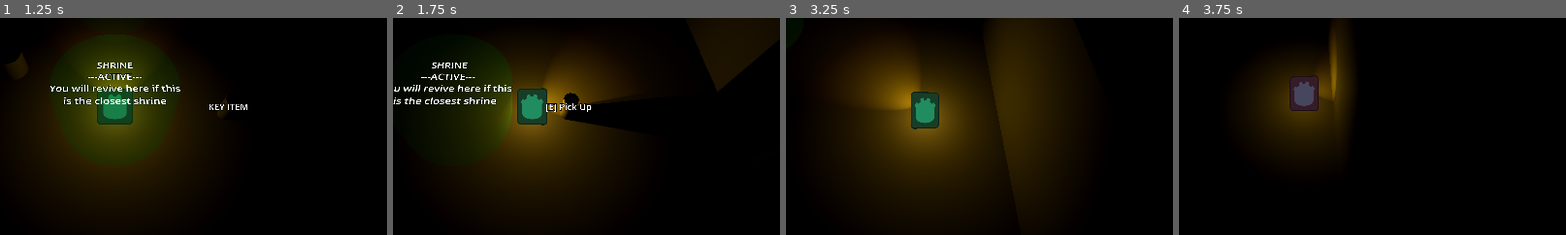
Above: before the commit, frames 1-4 (left to right).
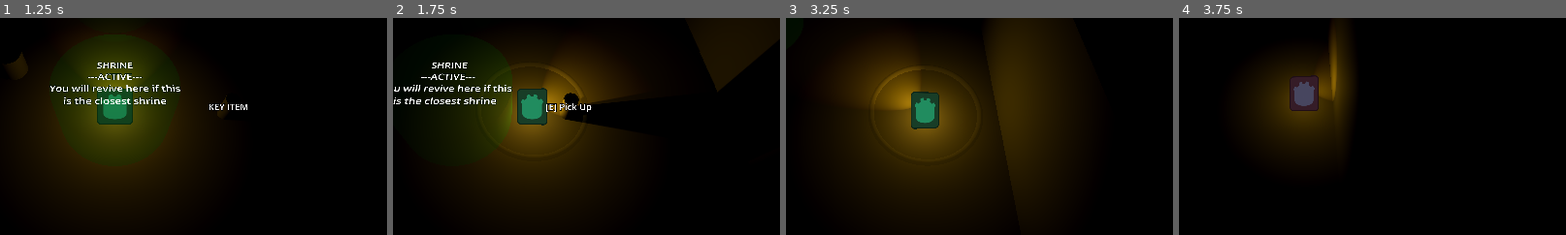
Above: after the commit, the same moments.

Repository: Rusty-Rat-Studios/dead-living-and-dying
Game: Godot game, scene res://game.tscn
Same seed, same stepped clock (60 frames per second), same inputs: the game is played once before the commit and once after it. The engine's default icon, where the game draws it, is replaced by a stand-in: a white triangle on a blue panel in a dark square.
Inputs (mouse positions are % of the whole screen's width and height, from its top left):
- Up to frame 1 (1.25 s): click "START" at 0.5 s
- Up to frame 2 (1.75 s): tap Enter at 1.25 s; move the mouse to (72, 45) at 1.27 s; press the mouse at (72, 45) at 1.28 s; hold Right (ui_right) from 1.28 s (still down); tap Keypad Enter (ui_accept) at 1.52 s
- Up to frame 3 (3.25 s): move the mouse to (30, 55) at 2.02 s; release Right (ui_right) at 2.03 s; release the mouse at (30, 55) at 2.03 s; hold Down (ui_down) 2.03-2.78 s; tap E (interact) at 2.1 s; tap Keypad Enter (ui_accept) at 2.27 s; click (30, 55) at 2.3 s; move the mouse to (60, 28) at 2.77 s; press the mouse at (60, 28) at 2.78 s; hold Right (ui_right) from 2.78 s (still down)
- Up to frame 4 (3.75 s): move the mouse to (45, 70) at 3.52 s; release Right (ui_right) at 3.53 s; release the mouse at (45, 70) at 3.53 s; hold Up (ui_up) from 3.53 s (still down); tap Tab at 3.6 s
The pictures show only the part of the screen within x 35-85%, y 30-80%; the shares and areas given below are measured in that part.

Frame 1 is identical in both runs. In frame 2, 0.1% of the frame differs, in the area x 40-49%, y 23-37%; in frame 3, 0.1%, in the area x 23-35%, y 23-36%; in frame 4, nothing differs.

Commit message:
Add crucifix-ghost interaction and add to player inventory

Diff:
--- a/ghost/ghost.gd
+++ b/ghost/ghost.gd
@@ -1,5 +1,7 @@
 class_name Ghost
 extends CharacterBody3D
+
+signal hit
 
 var movement_boundaries: Rect2
 
@@ -26,6 +28,8 @@
 	# to ensure this connection always evaluates first when signal emits
 	SignalBus.player_entered_room.connect(_on_player_entered_room)
 	SignalBus.player_exited_room.connect(_on_player_exited_room)
+
+	hit.connect(_on_hit)
 
 
 func _physics_process(delta: float) -> void:
@@ -64,3 +68,7 @@
 func _on_player_exited_room(room: Node3D) -> void:
 	if room == current_room:
 		player_in_room = false
+
+
+func _on_hit() -> void:
+	state_machine.change_state(state_machine.state_stunned)
--- a/items/crucifix_inventory.gd
+++ b/items/crucifix_inventory.gd
@@ -1,4 +1,6 @@
 extends DefenseItemInventory
+
+signal ghost_hit(ghost: Ghost)
 
 @onready var cooldown_duration: float = 4
 @onready var active_duration: float = 2
@@ -11,15 +13,12 @@
 	$ActiveTimer.timeout.connect(_on_active_timer_timeout)
 	$CooldownTimer.timeout.connect(_on_cooldown_timer_timeout)
 
-
-
-# Called every frame. 'delta' is the elapsed time since the previous frame.
-func _process(delta: float) -> void:
-	pass
+	$Hitbox.body_entered.connect(_on_body_entered)
 
 
 func _input(event: InputEvent) -> void:
-	super(event)
+	if PlayerHandler.get_player_state() == "Dead":
+		return
 	if event.is_action_pressed("use_defense_item"):
 		use()
 
@@ -27,15 +26,22 @@
 func use() -> void:
 	if cooldown_active:
 		return
-	$Hitbox.collision_mask = CollisionBit.SPIRIT
+	$Hitbox/CollisionShape3D.disabled = false
+	$Hitbox.visible = true
 	$ActiveTimer.start()
 	cooldown_active = true
 
 
 func _on_active_timer_timeout() -> void:
-	$Hitbox.collision_mask = 0
+	$Hitbox/CollisionShape3D.disabled = true
+	$Hitbox.visible = false
 	$CooldownTimer.start()
 
 
 func _on_cooldown_timer_timeout() -> void:
 	cooldown_active = false
+
+
+func _on_body_entered(body: Node3D) -> void:
+	if body is Ghost:
+		body.hit.emit()
--- a/items/crucifix_inventory.tscn
+++ b/items/crucifix_inventory.tscn
@@ -20,15 +20,17 @@
 script = ExtResource("2_8ft1u")
 
 [node name="Hitbox" type="Area3D" parent="." index="0"]
+visible = false
 collision_layer = 0
-collision_mask = 0
-monitoring = false
+collision_mask = 8
+monitorable = false
 
 [node name="MeshInstance3D" type="MeshInstance3D" parent="Hitbox" index="0"]
 mesh = SubResource("TorusMesh_4x5sf")
 
 [node name="CollisionShape3D" type="CollisionShape3D" parent="Hitbox" index="1"]
 shape = SubResource("CylinderShape3D_xw4mg")
+disabled = true
 
 [node name="CooldownTimer" type="Timer" parent="." index="1"]
 one_shot = true
--- a/items/defense_item_inventory.gd
+++ b/items/defense_item_inventory.gd
@@ -2,20 +2,5 @@
 extends ItemInventory
 
 
-# Called when the node enters the scene tree for the first time.
-func _ready() -> void:
-	pass # Replace with function body.
-
-
-# Called every frame. 'delta' is the elapsed time since the previous frame.
-func _process(delta: float) -> void:
-	pass
-
-
-func _input(_event: InputEvent) -> void:
-	if PlayerHandler.get_player_state() == "Dead":
-		return
-
-
 func use() -> void:
 	push_error("AbstractMethodError: DefenseItemInventory use() function called from base DefenseItemInventory class")
--- a/items/item_inventory.gd
+++ b/items/item_inventory.gd
@@ -6,15 +6,5 @@
 var display_name: String
 var description: String
 
-# Called when the node enters the scene tree for the first time.
-func _ready() -> void:
-	pass # Replace with function body.
-
-
-# Called every frame. 'delta' is the elapsed time since the previous frame.
-func _process(delta: float) -> void:
-	pass
-
-
 func drop() -> void:
 	pass
--- a/items/item_world.gd
+++ b/items/item_world.gd
@@ -3,14 +3,3 @@
 
 # to be set by inheritors as a reference to their in-world partner version
 var inventory_resource: Resource
-
-
-
-# Called when the node enters the scene tree for the first time.
-func _ready() -> void:
-	pass # Replace with function body.
-
-
-# Called every frame. 'delta' is the elapsed time since the previous frame.
-func _process(delta: float) -> void:
-	pass
--- a/player/player.tscn
+++ b/player/player.tscn
@@ -7,6 +7,7 @@
 [ext_resource type="Script" path="res://player/camera.gd" id="4_mmf56"]
 [ext_resource type="Script" path="res://player/spotlight.gd" id="5_nwynq"]
 [ext_resource type="Script" path="res://player/damage_detector.gd" id="6_ltudm"]
+[ext_resource type="PackedScene" uid="uid://cdibgy57rubh6" path="res://items/crucifix_inventory.tscn" id="8_5dbrm"]
 
 [sub_resource type="SpriteFrames" id="SpriteFrames_bh504"]
 animations = [{
@@ -79,4 +80,6 @@
 
 [node name="HitFlash" type="Timer" parent="DamageDetector"]
 
-[node name="Inventory" type="Node" parent="."]
+[node name="Inventory" type="Node3D" parent="."]
+
+[node name="CrucifixInventory" parent="Inventory" instance=ExtResource("8_5dbrm")]
Not shown: 1 places in player/player.tscn that only renumber resources
